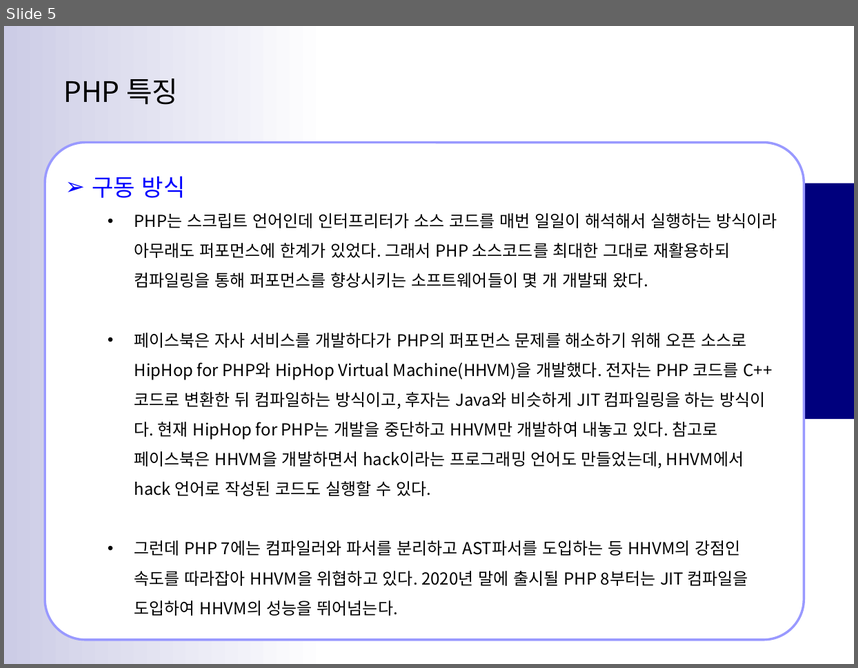
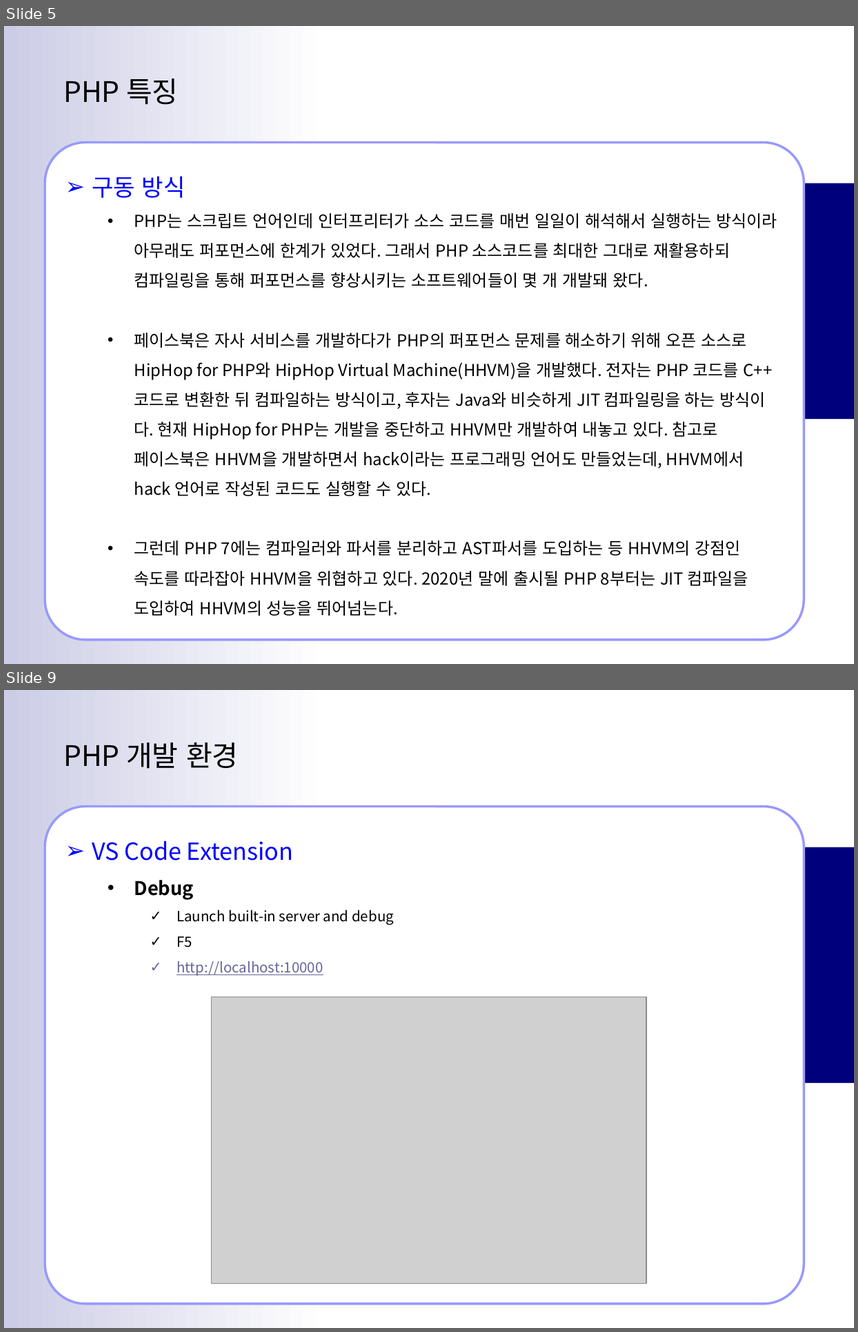
Before and after one commit to jsh-1235/Document, a slide deck: Back-End/PHP/PHP 시작하기.pptx. Shown one above the other, each under a label of ours: slide 5 before the commit, slides 5 and 9 after it; the slides between them are not shown. The pictures are 858x668 and 858x1332 pixels, drawn with LibreOffice and Linux fonts; fonts in the diff are those of the drawing; grey boxes stand for pictures; background and template pictures are left out. Boxes give left, top, right and bottom in pixels: in the first picture for what was removed or moved away, otherwise in the second. Text is boxed around its words. In the diff, an @@ line names an element or a change of style, - is before the commit and + after.

```diff
--- a/Back-End/PHP/PHP 시작하기.pptx
+++ b/Back-End/PHP/PHP 시작하기.pptx
@@ slide 9 added at [4, 690, 854, 1328], background #FFFFFF; not listed: 2 template elements that a slide beside it also shows @@
@@ text added at [63, 742, 239, 769], 24 pt, text #000000 @@
+PHP 개발 환경
@@ rounded rectangle added at [45, 807, 804, 1304], fill #FFFFFF, outline #9999FF 2 pt, 12 pt, text #000000 @@
+➢ VS Code Extension
+  • Debug
+    ✓ Launch built-in server and debug
+    ✓ F5
+    ✓ http://localhost:10000
@@ picture added at [212, 997, 646, 1283] @@
```
Also in this commit, not shown: 1 slide changed, 2 other slides added, 6 other files.
